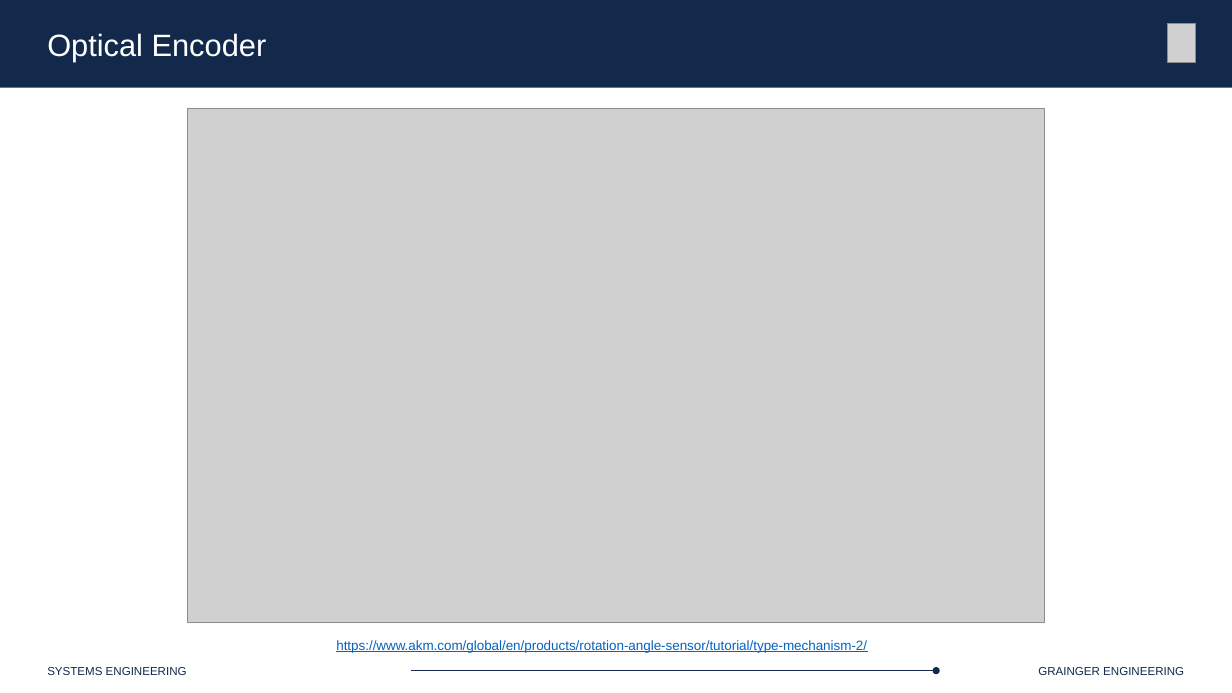
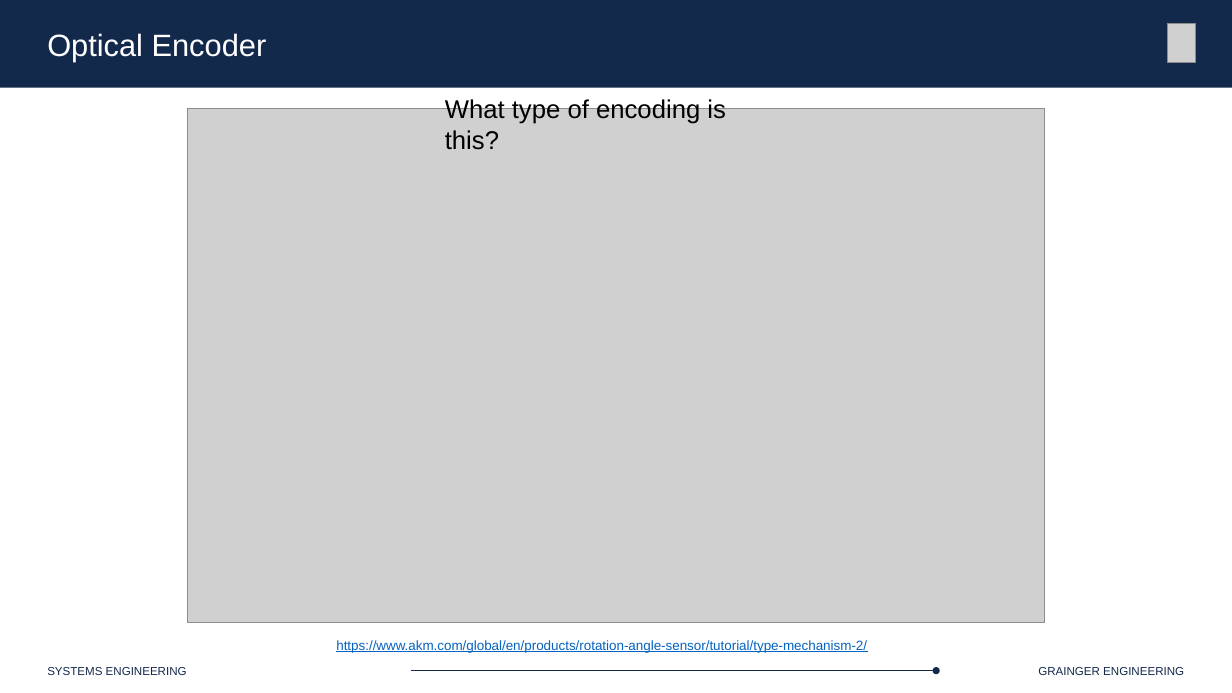
Before and after one commit to Marius-Juston/SE-423---Class-Material, a slide deck: slide 19 of Lectures/Slides/L6.pptx. Drawn at 1232x693 pixels with LibreOffice and Linux fonts; fonts in the diff are those of the drawing; grey boxes stand for pictures. Boxes give left, top, right and bottom in pixels: in the first picture for what was removed or moved away, otherwise in the second. Text is boxed around its words. In the diff, an @@ line names an element or a change of style, - is before the commit and + after.

```diff
--- a/Lectures/Slides/L6.pptx
+++ b/Lectures/Slides/L6.pptx
@@ text added at (445, 97, 726, 150), 20 pt, text #000000 @@
+What type of encoding is this?
```
Also in this commit, not shown: 9 other slides changed, 15 slides added, 1 other file.
